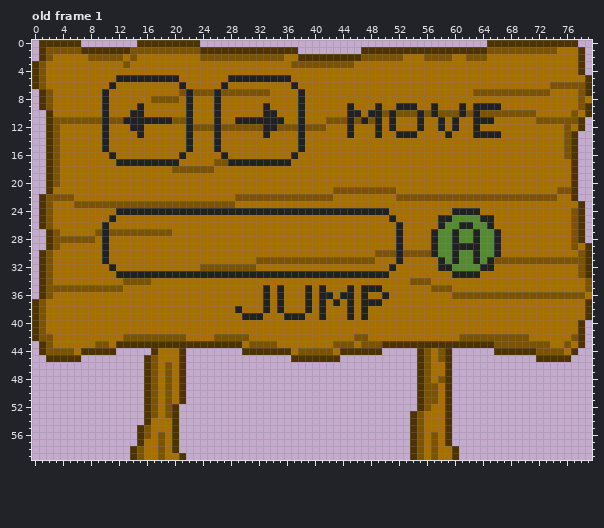
A pixel-art file gets an edit: res/sprite/graphic13.aseprite. Above, as it was before the edit.
80x60 pixels, 3 frames. Shown: old frame 1.
The same view after the edit:
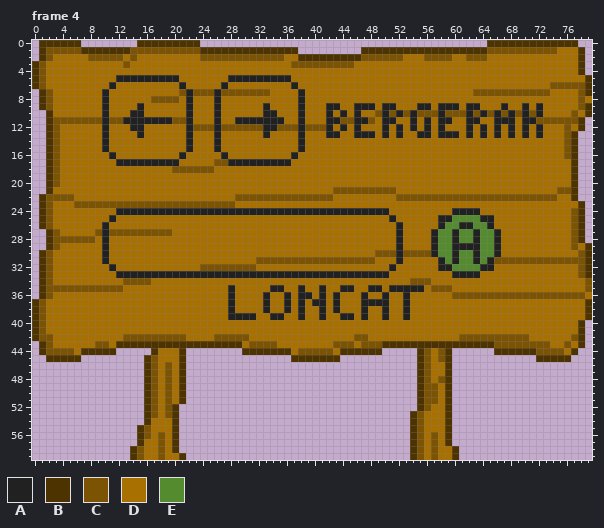
Palette (. is transparent): A #212121  B #4d3300  C #7b5302  D #a87000  E #558b2f
A new or re-ordered frame is compared with the old frame closest to it.
From old to new:
frames 3 -> 4
Frame 4 is new; against old frame 1, layer "Layer 3":
y 9: x 42..43 DD -> AA; x 45..62 ADDDADDAAADDADDDAD -> DAAADAADDDAADAAADA; x 64..67 AAAD -> DDDA; x 70 D -> A; x 72 D -> A
y 10: x 42 D -> A; x 44..45 DA -> AD; x 48..52 AACAC -> DCACA; x 54..55 CA -> AC; x 57..58 AC -> CA; x 61..64 ACAC -> CACA; x 66 C -> A; x 68 C -> A; x 70 C -> A; x 72 D -> A
y 11: x 42..43 CC -> AA; x 45..46 AC -> CA; x 49..50 AD -> DA; x 54..56 DAD -> ADA; x 59..60 DA -> AD; x 62 D -> A; x 64..68 AADDD -> DDAAA; x 70..71 DD -> AA
y 12: x 42 D -> A; x 44..46 DAD -> ADA; x 49..52 ADAD -> DADA; x 54..56 DAD -> ADA; x 60 A -> D; x 62..64 DAD -> ADA; x 66 D -> A; x 68 D -> A; x 70 D -> A; x 72 D -> A
y 13: x 42..43 DD -> AA; x 45..50 ADDDAD -> DAAADA; x 53..56 AADD -> DDAA; x 58 D -> A; x 60 D -> A; x 62..63 DA -> AD; x 65 A -> D; x 68 D -> A; x 70 D -> A; x 72 D -> A
y 35: x 28 D -> A; x 33..34 AD -> DA; x 38..39 DA -> AD; x 44 D -> A; x 47 A -> D; x 51..55 DDDDD -> AAAAA
y 36: x 28 D -> A; x 35..36 AD -> DA; x 38 D -> A; x 42..45 ADAA -> DADD; x 53 D -> A
y 37: x 28 D -> A; x 35..36 AD -> DA; x 38..40 DAD -> ADA; x 45 A -> D; x 50 D -> A; x 53 D -> A
y 38: x 28..29 DA -> AD; x 35..36 AD -> DA; x 38..39 DA -> AD; x 43 D -> A; x 45 A -> D; x 50 D -> A; x 53 D -> A
y 39: x 28..29 DD -> AA; x 32 A -> D; x 34..37 DDAA -> AADD; x 44 D -> A; x 50 D -> A; x 53 D -> A
Boxes around the changes in both pictures, in picture pixels (x1, y1, x2, y2):
changed: (326, 103, 543, 138)
changed: (228, 285, 424, 320)
